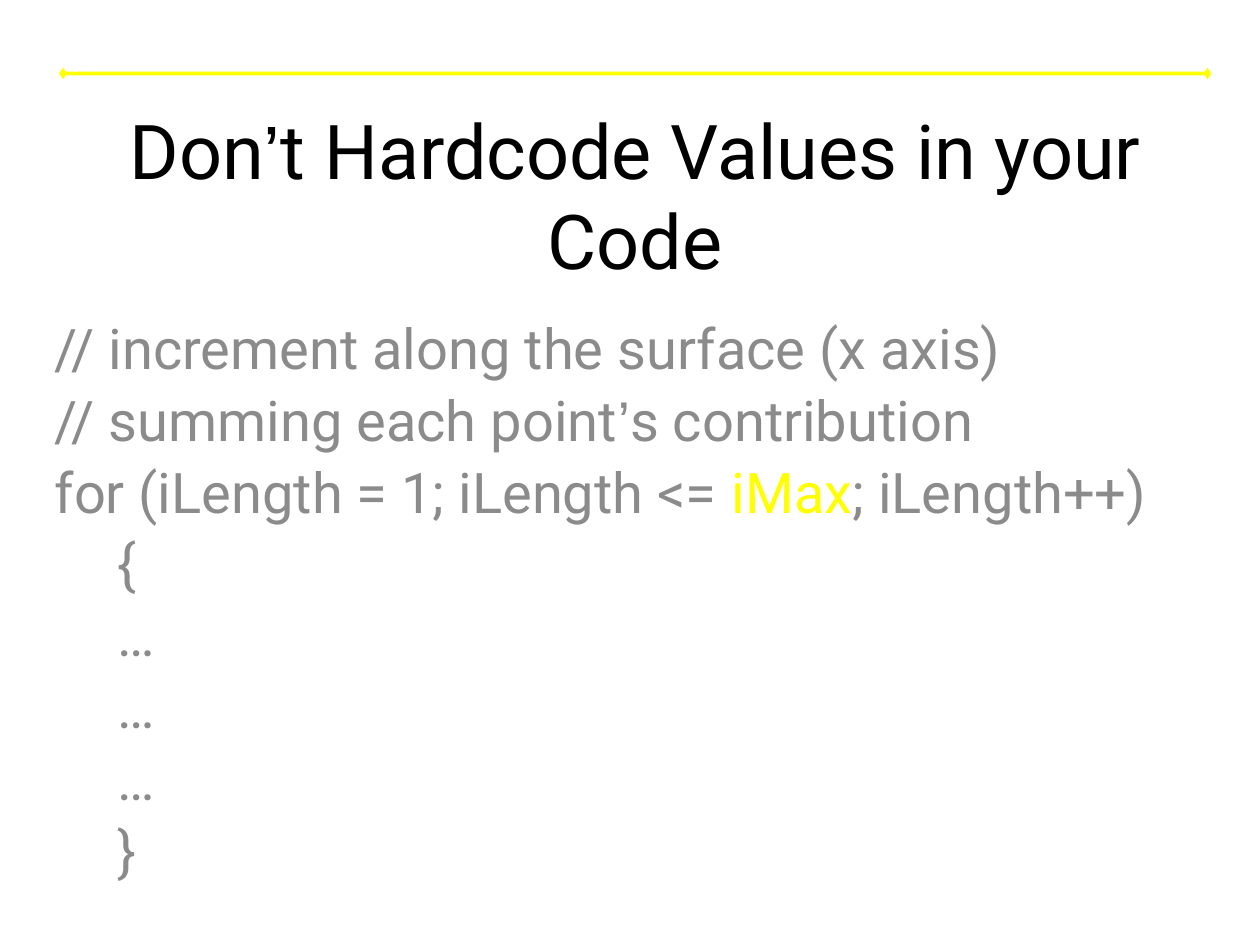
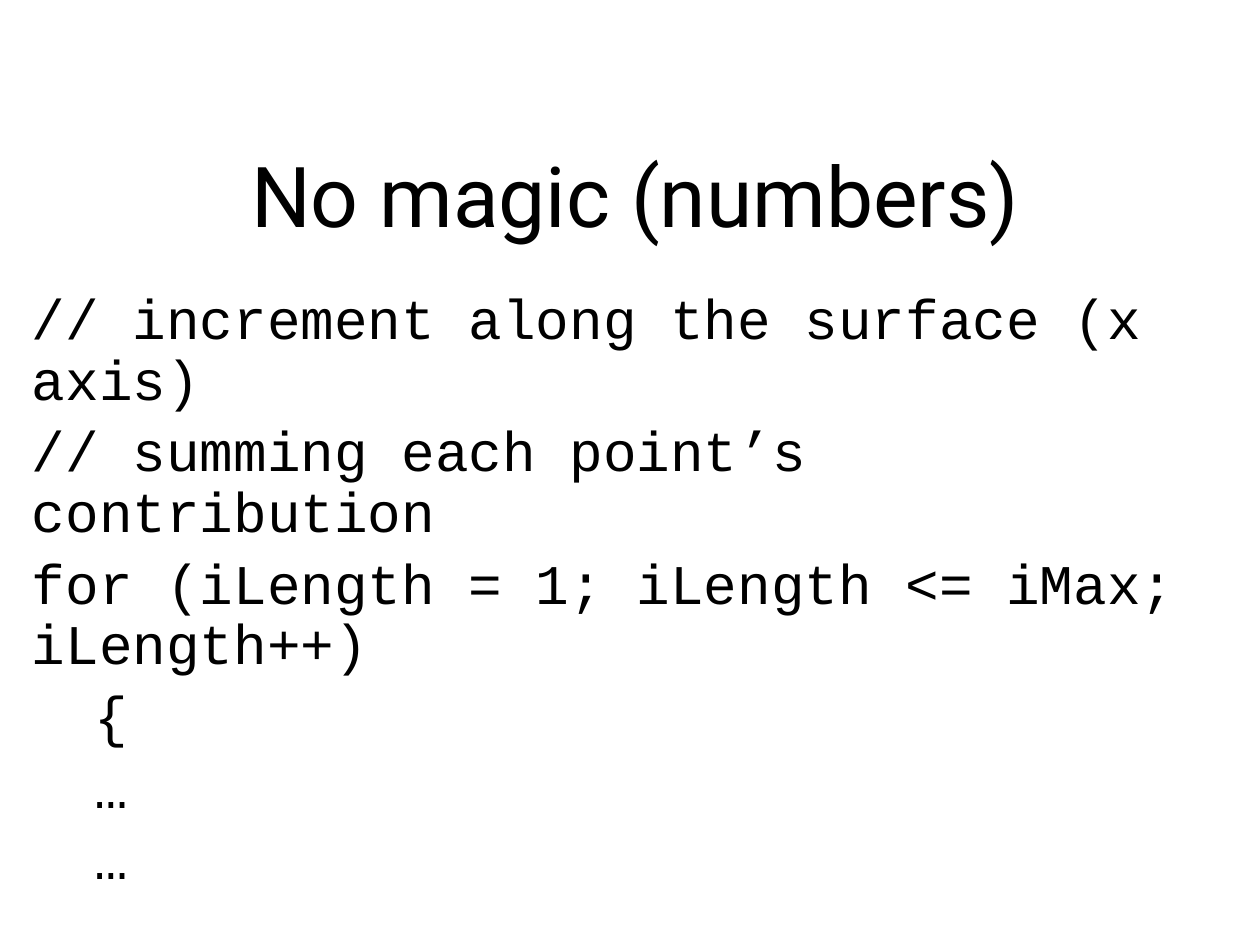
Before and after one commit to lkloh/USArray, a slide deck: slide 11 of BasicsOfCoding/BasicsOfCoding.pptx. Drawn at 1260x945 pixels with LibreOffice and Linux fonts; fonts in the diff are those of the drawing. Boxes give left, top, right and bottom in pixels: in the first picture for what was removed or moved away, otherwise in the second. Text is boxed around its words. In the diff, an @@ line names an element or a change of style, - is before the commit and + after.

```diff
--- a/BasicsOfCoding/BasicsOfCoding.pptx
+++ b/BasicsOfCoding/BasicsOfCoding.pptx
@@ double arrow removed from (63, 73) to (1207, 73) @@
@@ title at (251, 160, 1019, 246): text changed; size 43.2 to 48 pt @@
-Don’t Hardcode Values in your Code
+No magic (numbers)
@@ subtitle "// increment along the surface ...": place and size @@
-subtitle "// increment along the surface ..." at (55, 324, 1146, 526)
+subtitle "// increment along the surface ..." at (32, 299, 1174, 676)
@@ subtitle "// increment along the surface ..." at (32, 299, 1174, 676): font Roboto to Courier New, text colour #8C8C8C to #000000; font Arial to Courier New in "point’s"; text colour #FFFF00 to #000000 in "iMax;" @@
```
Also in this commit, not shown: 6 other slides changed, 4 slides added, 1 slide removed.
